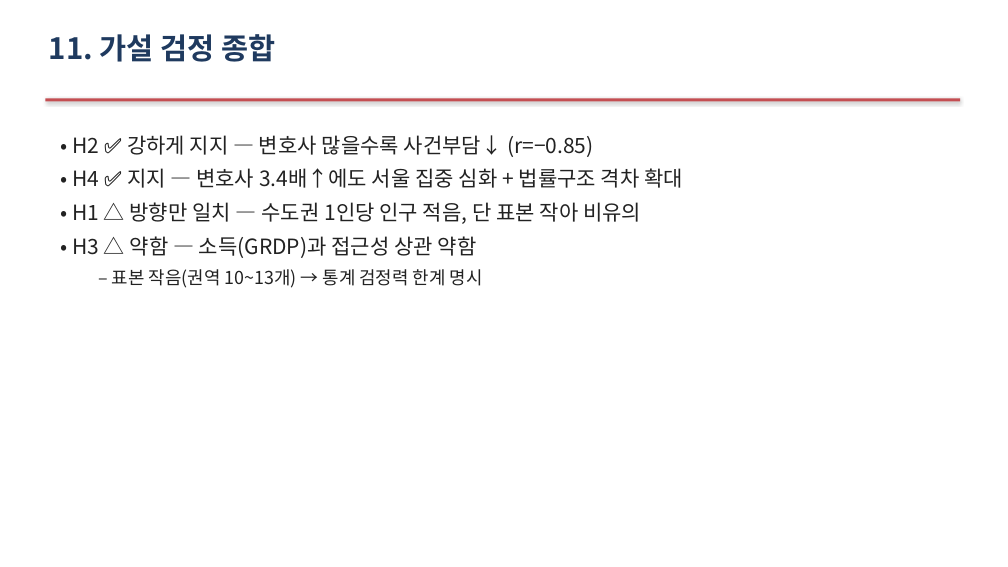
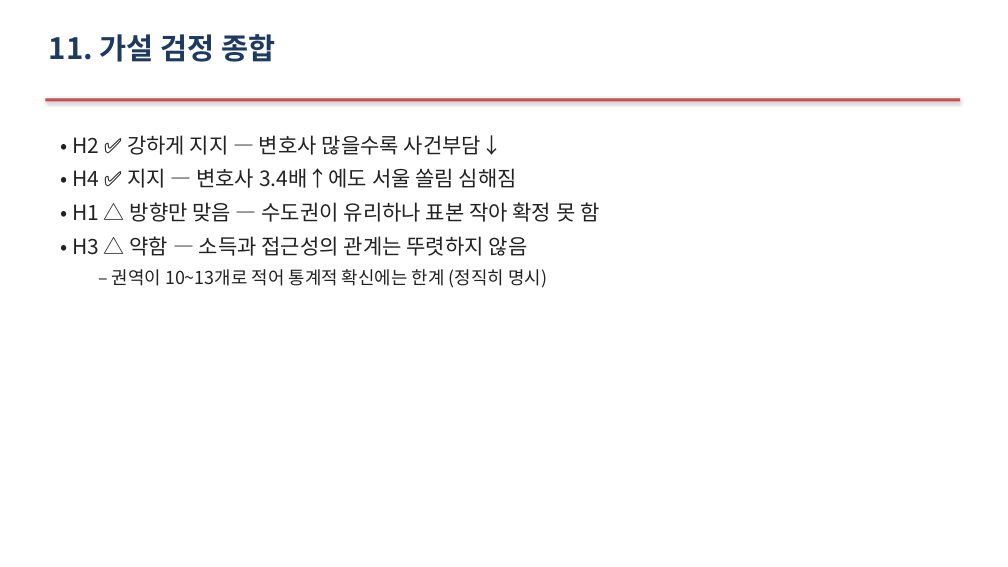
Before and after one commit to Allenkeem/llai-project, a slide deck: slide 16 of reports/발표자료.pptx. Drawn at 1008x567 pixels with LibreOffice and Linux fonts; fonts in the diff are those of the drawing. Boxes give left, top, right and bottom in pixels: in the first picture for what was removed or moved away, otherwise in the second. Text is boxed around its words. In the diff, an @@ line names an element or a change of style, - is before the commit and + after.

```diff
--- a/reports/발표자료.pptx
+++ b/reports/발표자료.pptx
@@ text at (72,135,599,288): text changed @@
-• H2 ✅ 강하게 지지 — 변호사 많을수록 사건부담↓ (r=−0.85)
-• H4 ✅ 지지 — 변호사 3.4배↑에도 서울 집중 심화 + 법률구조 격차 확대
-• H1 △ 방향만 일치 — 수도권 1인당 인구 적음, 단 표본 작아 비유의
-• H3 △ 약함 — 소득(GRDP)과 접근성 상관 약함
-  – 표본 작음(권역 10~13개) → 통계 검정력 한계 명시
+• H2 ✅ 강하게 지지 — 변호사 많을수록 사건부담↓
+• H4 ✅ 지지 — 변호사 3.4배↑에도 서울 쏠림 심해짐
+• H1 △ 방향만 맞음 — 수도권이 유리하나 표본 작아 확정 못 함
+• H3 △ 약함 — 소득과 접근성의 관계는 뚜렷하지 않음
+  – 권역이 10~13개로 적어 통계적 확신에는 한계 (정직히 명시)
```
Also in this commit, not shown: 18 other slides changed, 1 slide added, 1 slide removed.
